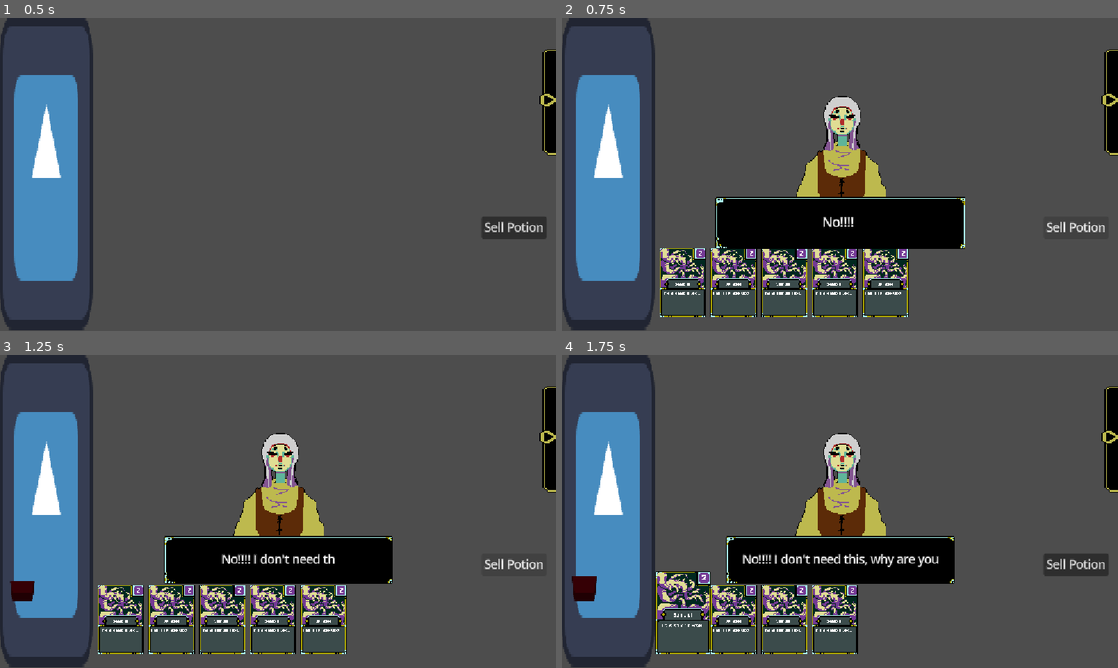
Above: before the commit, frames 1-4 (two rows, left to right).
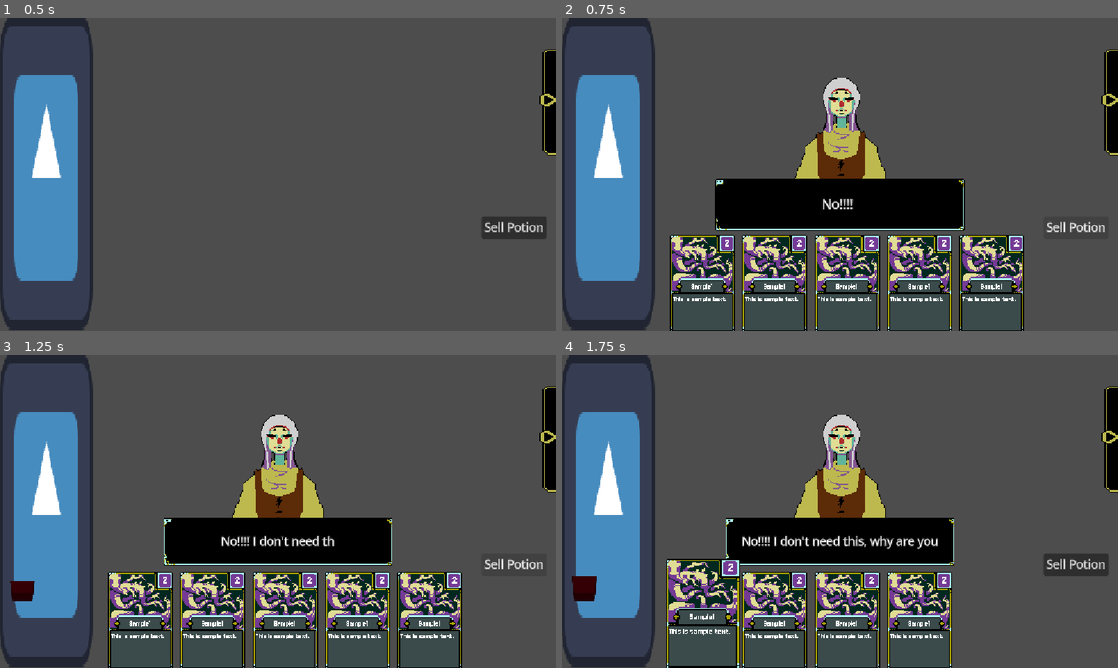
Above: after the commit, the same moments.

Repository: uGustaHd/CafeGJProject
Game: Godot game, scene res://Scenes/main.tscn
Two runs of this game, one before a commit and one after it. Both use one fixed random seed, a clock stepped at 60 frames per second and the inputs below. The engine's default icon, where the game draws it, is replaced by a stand-in: a white triangle on a blue panel in a dark square.
Inputs (mouse positions are in pixels of both pictures, inside the frame that each line leads up to):
- Up to frame 1 (0.5 s): no input
- Up to frame 2 (0.75 s): click "Sell Potion" at 0.5 s
- Up to frame 3 (1.25 s): no input
- Up to frame 4 (1.75 s): click (684, 621) at 1.27 s

Frame 1 is identical in both runs. In frame 2, 17% of the frame differs, in the area x 17-84%, y 19-100%; in frame 3, 18%; in frame 4, 16%.

Commit message:
Corrected Card scaling

Diff:
--- a/Scenes/main.tscn
+++ b/Scenes/main.tscn
@@ -2,7 +2,7 @@
 
 [ext_resource type="Script" uid="uid://dbtic8k4hhs0a" path="res://Scripts/main.gd" id="1_8gbba"]
 [ext_resource type="PackedScene" uid="uid://df1d5o4oc5m1e" path="res://Scenes/Customers/customer_manager.tscn" id="1_jjgbg"]
-[ext_resource type="PackedScene" uid="uid://ucuv03tdxv54" path="res://Scenes/Customers/customer.tscn" id="2_bo1nx"]
+[ext_resource type="PackedScene" uid="uid://ucuv03tdxv54" path="res://Scenes/Customers/Customer.tscn" id="2_bo1nx"]
 [ext_resource type="Script" uid="uid://ciewvhcpryhfs" path="res://Scripts/Cards/card_manager.gd" id="4_jjvhh"]
 [ext_resource type="Script" uid="uid://cilybldurbx2h" path="res://card system/misc/potion_holder.gd" id="5_kry3j"]
 [ext_resource type="Script" uid="uid://c3qc2yexgw8c2" path="res://card system/piles/deck_holder.gd" id="6_hptm8"]
@@ -30,7 +30,7 @@
 spawn_position = NodePath("../CustomerSpawn")
 
 [node name="CustomerSpawn" type="Marker2D" parent="."]
-position = Vector2(577, 291)
+position = Vector2(576, 266)
 
 [node name="CardManager" type="Node2D" parent="."]
 script = ExtResource("4_jjvhh")
@@ -58,7 +58,7 @@
 [node name="HandUI" type="Control" parent="CardManager/HandHolder"]
 layout_mode = 3
 anchors_preset = 0
-offset_left = 327.0
+offset_left = 336.0
 offset_top = 425.0
 offset_right = 692.0
 offset_bottom = 525.0
@@ -68,7 +68,8 @@
 [node name="HandHBox" type="HBoxContainer" parent="CardManager/HandHolder/HandUI"]
 layout_mode = 1
 anchors_preset = -1
-offset_right = 648.0
+offset_left = 18.0
+offset_right = 614.0
 offset_bottom = 95.0
 mouse_filter = 2
 theme_override_constants/separation = 72
@@ -187,8 +188,10 @@
 z_index = 1
 layout_mode = 1
 anchors_preset = 0
-offset_right = 577.0
-offset_bottom = 324.0
+offset_left = 298.0
+offset_top = 169.0
+offset_right = 875.0
+offset_bottom = 493.0
 script = ExtResource("16_k12tt")
 
 [node name="Title" type="Panel" parent="UIControl/DayReport"]
--- a/card system/card_generic.tscn
+++ b/card system/card_generic.tscn
@@ -6,6 +6,45 @@
 [ext_resource type="Theme" uid="uid://tuw56bvfysja" path="res://card system/effect_text.tres" id="3_11dsn"]
 [ext_resource type="Texture2D" uid="uid://csc8mcpkn3j0v" path="res://card system/card_assets/Border_ver_1.png" id="3_r7wv5"]
 [ext_resource type="Texture2D" uid="uid://cenroamv2p1t6" path="res://card system/card_assets/ManaCost_ver.1.png" id="4_11dsn"]
+
+[sub_resource type="Animation" id="Animation_11dsn"]
+length = 0.001
+tracks/0/type = "value"
+tracks/0/imported = false
+tracks/0/enabled = true
+tracks/0/path = NodePath("Visuals:scale")
+tracks/0/interp = 1
+tracks/0/loop_wrap = true
+tracks/0/keys = {
+"times": PackedFloat32Array(0),
+"transitions": PackedFloat32Array(1),
+"update": 0,
+"values": [Vector2(1.4, 1.4)]
+}
+tracks/1/type = "value"
+tracks/1/imported = false
+tracks/1/enabled = true
+tracks/1/path = NodePath("Visuals:position")
+tracks/1/interp = 1
+tracks/1/loop_wrap = true
+tracks/1/keys = {
+"times": PackedFloat32Array(0),
+"transitions": PackedFloat32Array(1),
+"update": 0,
+"values": [Vector2(0, 0)]
+}
+tracks/2/type = "value"
+tracks/2/imported = false
+tracks/2/enabled = true
+tracks/2/path = NodePath("Visuals:z_index")
+tracks/2/interp = 1
+tracks/2/loop_wrap = true
+tracks/2/keys = {
+"times": PackedFloat32Array(0),
+"transitions": PackedFloat32Array(1),
+"update": 1,
+"values": [0]
+}
 
 [sub_resource type="Animation" id="Animation_r7wv5"]
 resource_name = "focus_card"
@@ -20,7 +59,7 @@
 "times": PackedFloat32Array(0, 0.2),
 "transitions": PackedFloat32Array(1, 1),
 "update": 0,
-"values": [Vector2(1, 1), Vector2(1.2, 1.2)]
+"values": [Vector2(1.4, 1.4), Vector2(1.6, 1.6)]
 }
 tracks/1/type = "value"
 tracks/1/imported = false
@@ -47,45 +86,6 @@
 "values": [0, 1]
 }
 
-[sub_resource type="Animation" id="Animation_11dsn"]
-length = 0.001
-tracks/0/type = "value"
-tracks/0/imported = false
-tracks/0/enabled = true
-tracks/0/path = NodePath("Visuals:scale")
-tracks/0/interp = 1
-tracks/0/loop_wrap = true
-tracks/0/keys = {
-"times": PackedFloat32Array(0),
-"transitions": PackedFloat32Array(1),
-"update": 0,
-"values": [Vector2(1, 1)]
-}
-tracks/1/type = "value"
-tracks/1/imported = false
-tracks/1/enabled = true
-tracks/1/path = NodePath("Visuals:position")
-tracks/1/interp = 1
-tracks/1/loop_wrap = true
-tracks/1/keys = {
-"times": PackedFloat32Array(0),
-"transitions": PackedFloat32Array(1),
-"update": 0,
-"values": [Vector2(0, 0)]
-}
-tracks/2/type = "value"
-tracks/2/imported = false
-tracks/2/enabled = true
-tracks/2/path = NodePath("Visuals:z_index")
-tracks/2/interp = 1
-tracks/2/loop_wrap = true
-tracks/2/keys = {
-"times": PackedFloat32Array(0),
-"transitions": PackedFloat32Array(1),
-"update": 1,
-"values": [0]
-}
-
 [sub_resource type="AnimationLibrary" id="AnimationLibrary_jlo26"]
 _data = {
 &"RESET": SubResource("Animation_11dsn"),
@@ -101,6 +101,7 @@
 anchors_preset = 0
 offset_right = 40.0
 offset_bottom = 40.0
+scale = Vector2(1.4, 1.4)
 pivot_offset = Vector2(32, 43)
 
 [node name="Base" type="TextureRect" parent="Visuals"]
--- a/card system/misc/hand_hbox.gd
+++ b/card system/misc/hand_hbox.gd
@@ -1,8 +1,8 @@
 extends HBoxContainer
 
 
-var max_separation : int = 100
-var min_separation : int = 32
+var max_separation : int = 120
+var min_separation : int = 100
 
 
 # WARNING: Not thoroughly tested for all hand sizes
